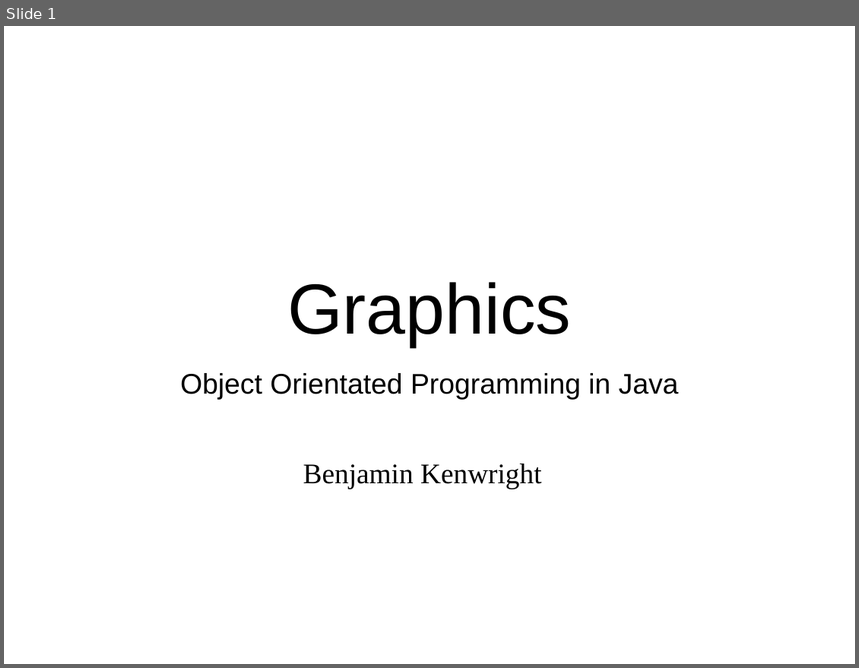
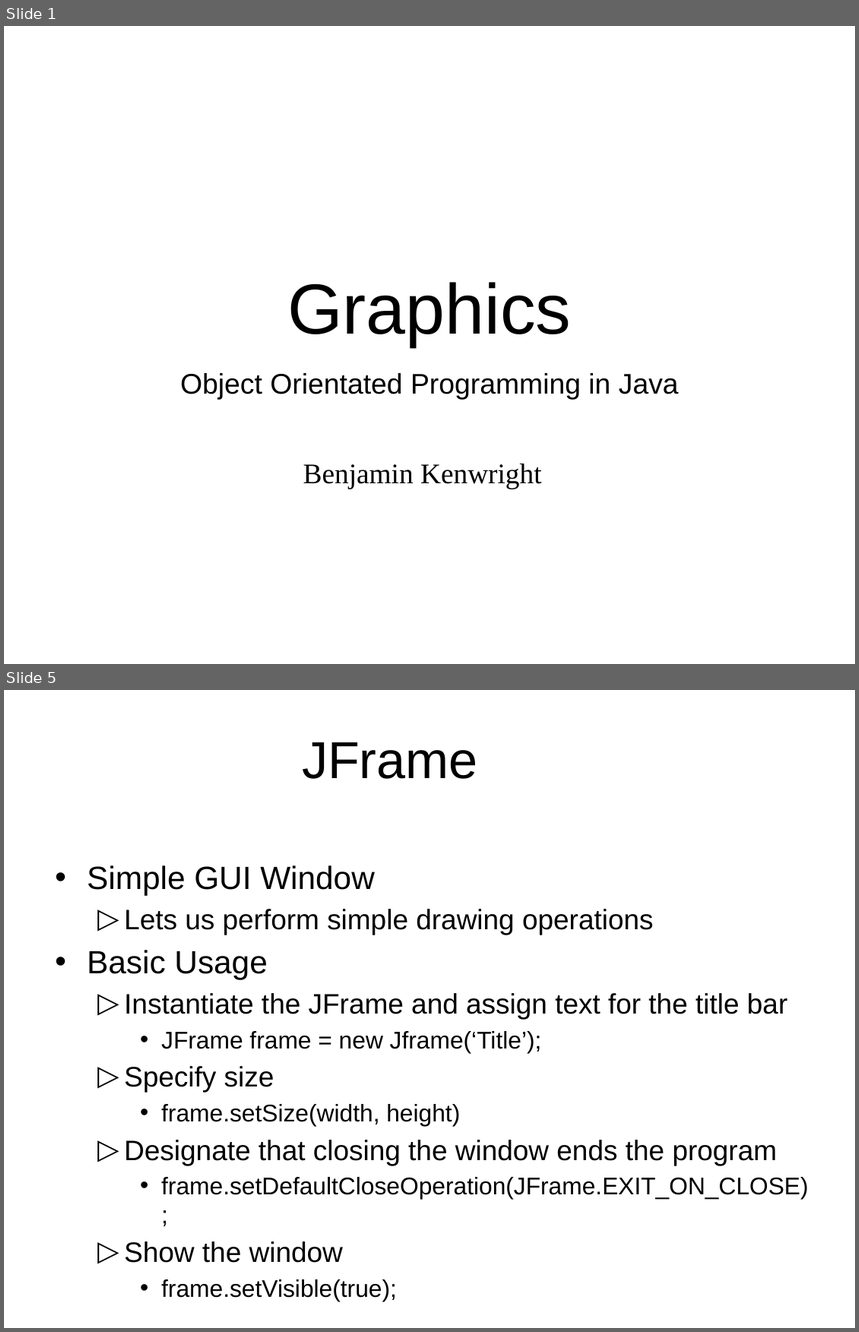
Before and after one commit to octaviordz/zjnu2017.github.io, a slide deck: OOP/lectures/080--Graphics.pptx. Shown one above the other, each under a label of ours: slide 1 before the commit, slides 1 and 5 after it; the slides between them are not shown. The pictures are 859x668 and 859x1332 pixels, drawn with LibreOffice and Linux fonts; fonts in the diff are those of the drawing. Boxes give left, top, right and bottom in pixels: in the first picture for what was removed or moved away, otherwise in the second. Text is boxed around its words. In the diff, an @@ line names an element or a change of style, - is before the commit and + after.

```diff
--- a/OOP/lectures/080--Graphics.pptx
+++ b/OOP/lectures/080--Graphics.pptx
@@ slide 5 added at <box>4,690,855,1328</box>, background #FFFFFF @@
@@ title added at <box>302,742,478,779</box>, 44 pt, text #000000 @@
+JFrame
@@ text added at <box>87,866,808,1301</box>, 23.8 pt, text #000000 @@
+• Simple GUI Window
+  ▷ Lets us perform simple drawing operations
+• Basic Usage
+  ▷ Instantiate the JFrame and assign text for the title bar
+    • JFrame frame = new Jframe(‘Title’);
+  ▷ Specify size
+    • frame.setSize(width, height)
+  ▷ Designate that closing the window ends the program
+    • frame.setDefaultCloseOperation(JFrame.EXIT_ON_CLOSE);
+  ▷ Show the window
+    • frame.setVisible(true);
```
Also in this commit, not shown: 3 slides changed, 28 other slides added, 1 slide removed, 1 other file.
